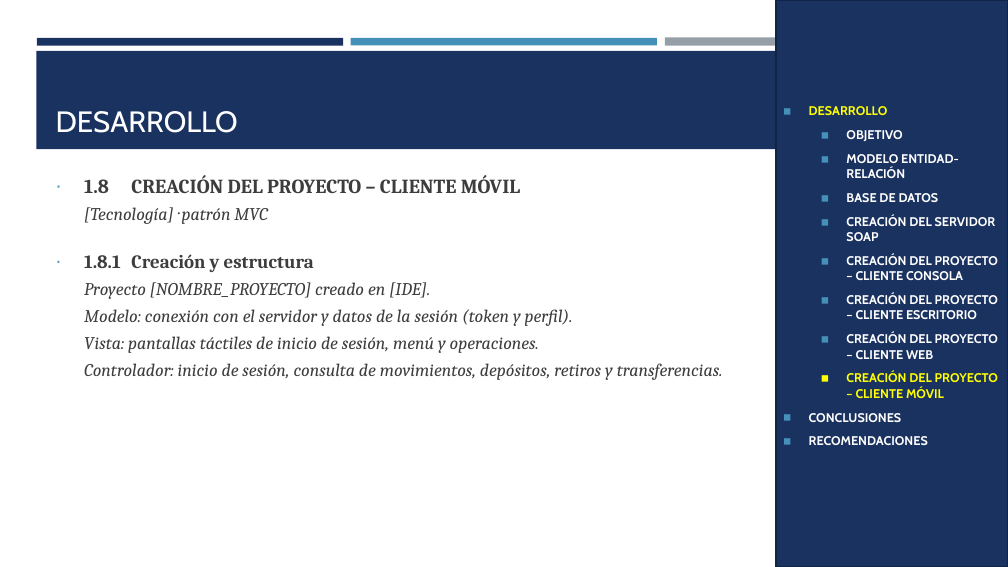
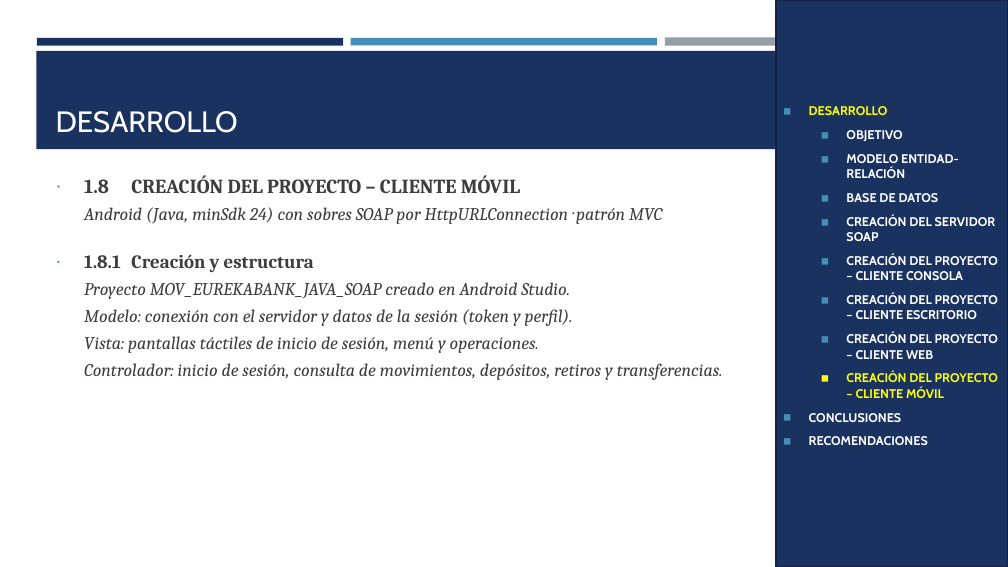
Before and after one commit to IMarcusDev/TI.1.1.-PAO202651_SOAP_JAVA_CONBDD_NRC36883_GR04, a slide deck: slide 28 of 05. DOCUMENTACION/PRESENTACION TI.1.1. SOAP con BDD en JAVA GR4.pptx (slide 25 before the commit). Drawn at 1008x567 pixels with LibreOffice and Linux fonts; fonts in the diff are those of the drawing. Boxes give left, top, right and bottom in pixels: in the first picture for what was removed or moved away, otherwise in the second. Text is boxed around its words. In the diff, an @@ line names an element or a change of style, - is before the commit and + after.

```diff
--- a/05. DOCUMENTACION/PRESENTACION TI.1.1. SOAP con BDD en JAVA GR4.pptx
+++ b/05. DOCUMENTACION/PRESENTACION TI.1.1. SOAP con BDD en JAVA GR4.pptx
@@ text at box(84, 207, 662, 224): text changed @@
-[Tecnología] · patrón MVC
+Android (Java, minSdk 24) con sobres SOAP por HttpURLConnection · patrón MVC
@@ text at box(84, 282, 570, 299): text changed @@
-Proyecto [NOMBRE_PROYECTO] creado en [IDE].
+Proyecto MOV_EUREKABANK_JAVA_SOAP creado en Android Studio.
```
Also in this commit, not shown: 19 other slides changed, 4 slides added.
